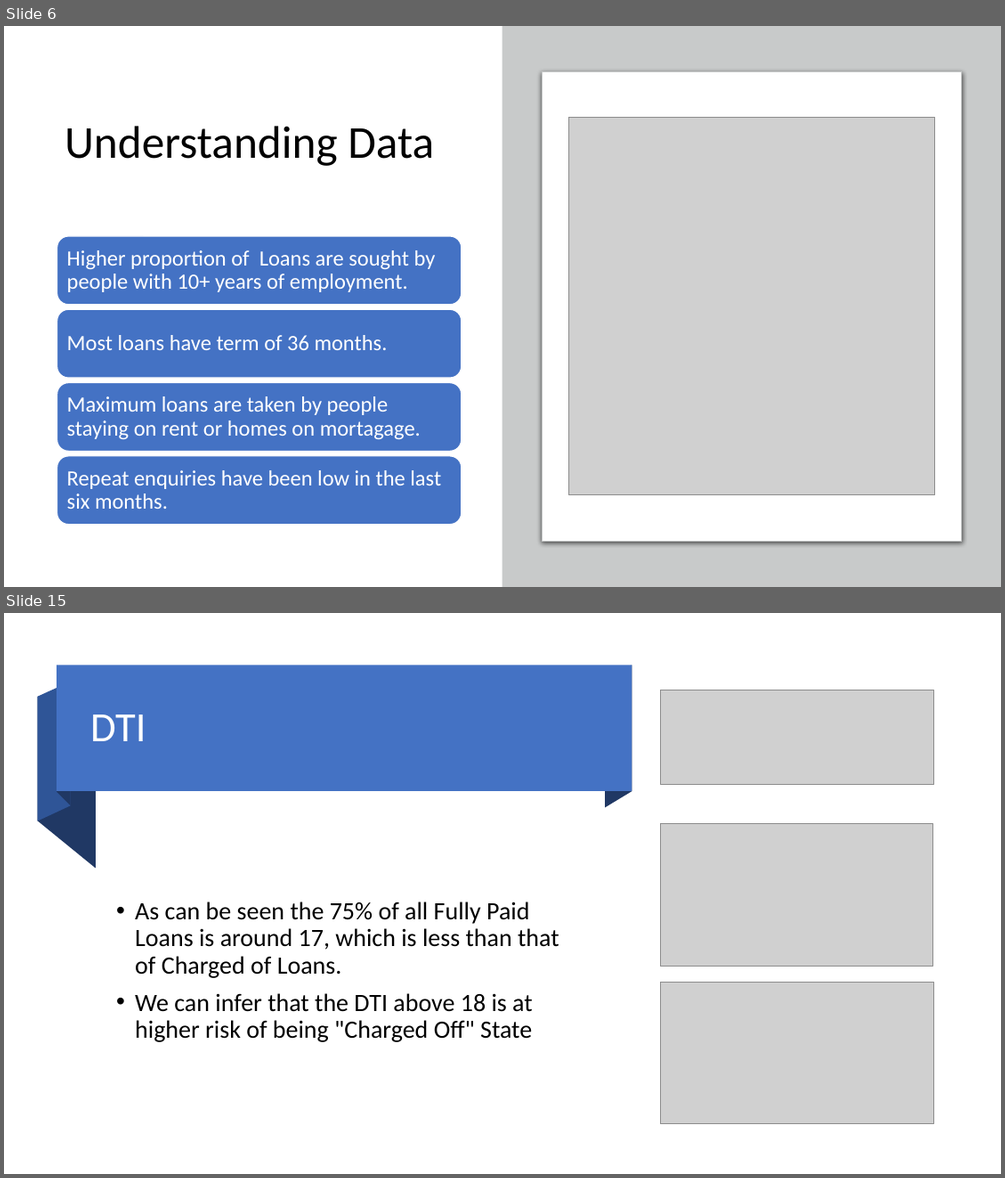
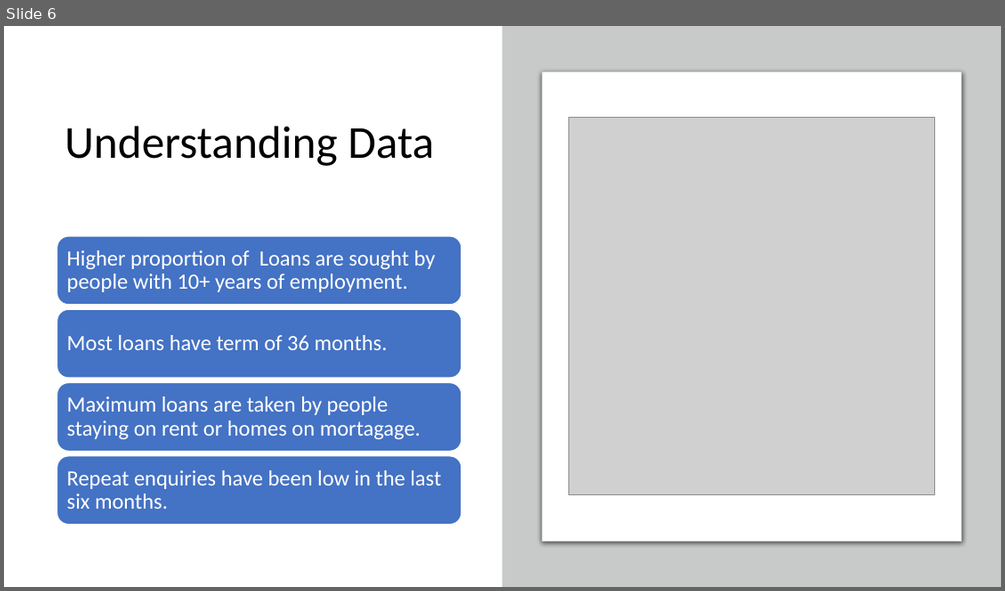
Before and after one commit to rramchan12/Lending-Club-EDA-CaseStudy, a slide deck: LendingClubCaseStudy.pptx. Shown one above the other, each under a label of ours: slides 6 and 15 before the commit, slide 6 after it; the slides between them are not shown. The pictures are 1005x1178 and 1005x591 pixels, drawn with LibreOffice and Linux fonts; fonts in the diff are those of the drawing; grey boxes stand for pictures; background and template pictures are left out. Boxes give left, top, right and bottom in pixels: in the first picture for what was removed or moved away, otherwise in the second. Text is boxed around its words. In the diff, an @@ line names an element or a change of style, - is before the commit and + after.

```diff
--- a/LendingClubCaseStudy.pptx
+++ b/LendingClubCaseStudy.pptx
@@ slide 15 removed at box(4, 613, 1001, 1174), background #FFFFFF @@
@@ rectangle removed at box(57, 666, 631, 792) @@
@@ freeform shape removed at box(57, 666, 71, 805) @@
@@ freeform shape removed at box(606, 666, 632, 808) @@
@@ freeform shape removed at box(38, 682, 71, 821) @@
@@ picture removed at box(661, 690, 934, 784) @@
@@ freeform shape removed at box(38, 697, 96, 868) @@
@@ title removed at box(90, 714, 146, 741) @@
-DTI
@@ picture removed at box(661, 823, 933, 966) @@
@@ text removed at box(135, 901, 559, 1042) @@
-• As can be seen the 75% of all Fully Paid Loans is around 17, which is less than that of Charged of Loans.
-• We can infer that the DTI above 18 is at higher risk of being "Charged Off" State
@@ picture removed at box(661, 982, 933, 1124) @@
```
Also in this commit, not shown: 12 slides changed, 1 slide added, 6 other slides removed, 3 other files.
